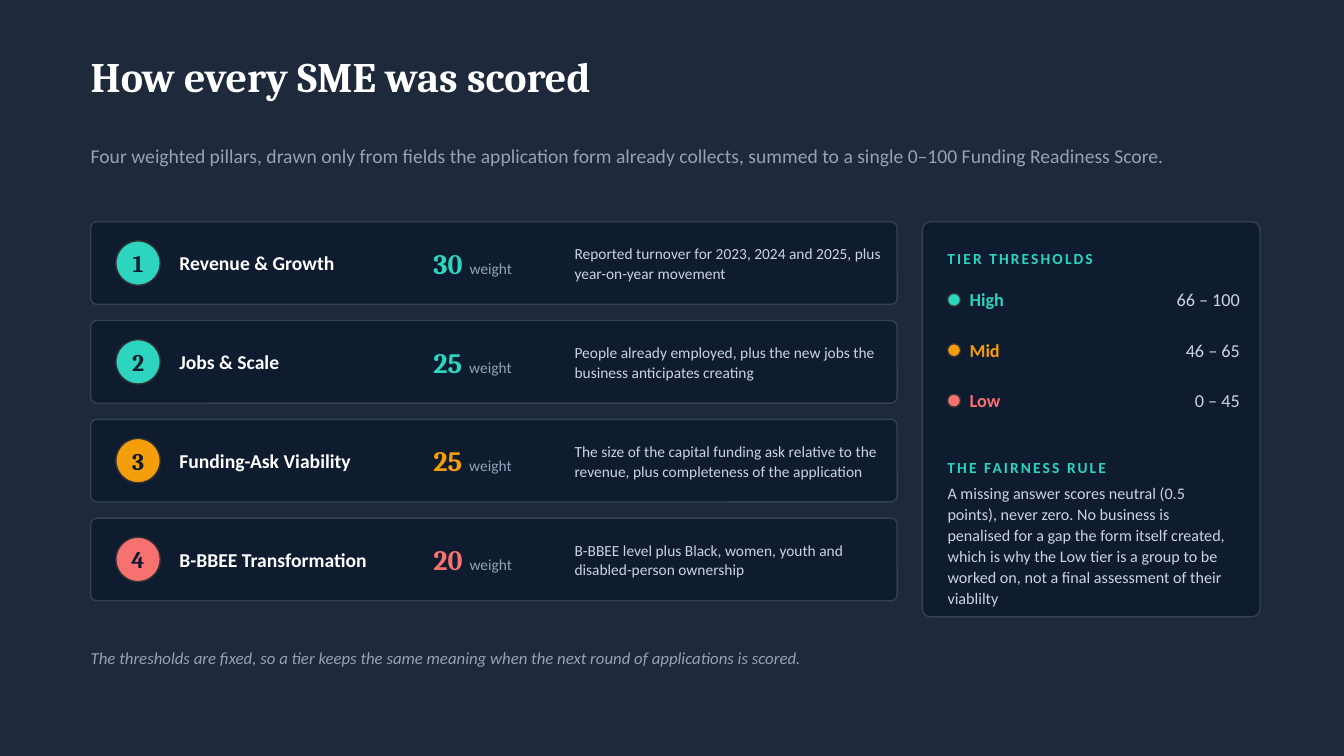
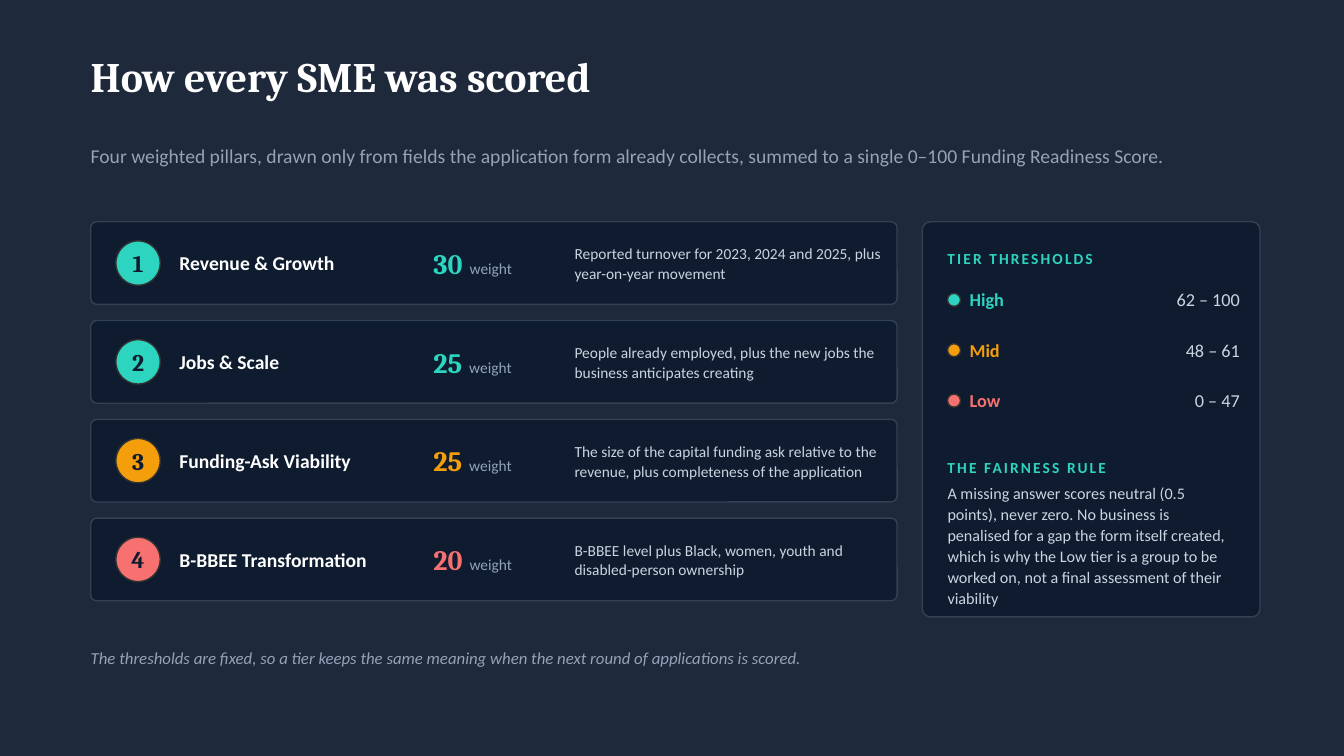
Before and after one commit to MainDevWork/SME_Capital_Funding_Optimization, a slide deck: slide 3 of Documents/Reports/Insights_&_Actionable_Decisions.pptx. Drawn at 1344x756 pixels with LibreOffice and Linux fonts; fonts in the diff are those of the drawing. Boxes give left, top, right and bottom in pixels: in the first picture for what was removed or moved away, otherwise in the second. Text is boxed around its words. In the diff, an @@ line names an element or a change of style, - is before the commit and + after.

```diff
--- a/Documents/Reports/Insights_&_Actionable_Decisions.pptx
+++ b/Documents/Reports/Insights_&_Actionable_Decisions.pptx
@@ text at (1177, 293, 1240, 306): text changed @@
-66 – 100
+62 – 100
@@ text at (1186, 344, 1239, 357): text changed @@
-46 – 65
+48 – 61
@@ text at (1195, 395, 1239, 407): text changed @@
-0 – 45
+0 – 47
@@ text at (948, 487, 1225, 607): text changed @@
-A missing answer scores neutral (0.5 points), never zero. No business is penalised for a gap the form itself created, which is why the Low tier is a group to be worked on, not a final assessment of their viablilty
+A missing answer scores neutral (0.5 points), never zero. No business is penalised for a gap the form itself created, which is why the Low tier is a group to be worked on, not a final assessment of their viability
```
Also in this commit, not shown: 8 other slides changed, 2 other files.
